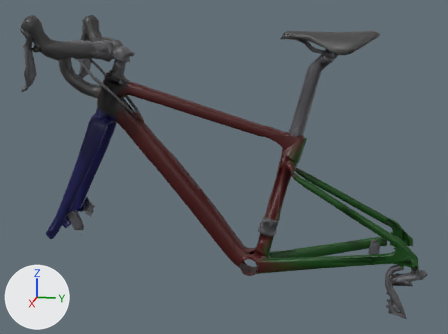
The glTF model apps/client/public/models/bikes/roubaix/roubaix44_lod2.glb, before and after one commit.
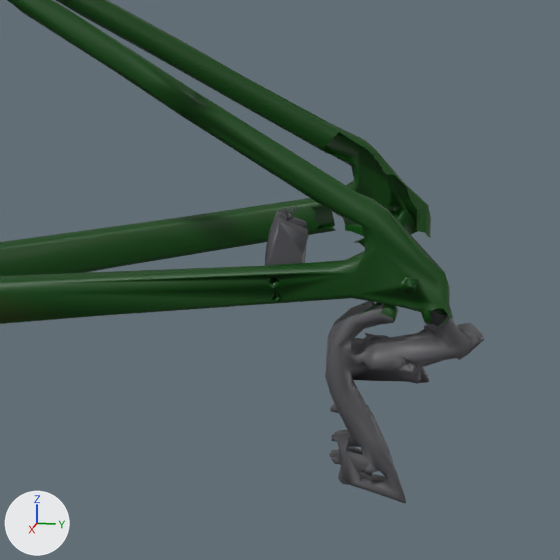
Each version is shown whole from a 50 mm lens placed at (1.615, 0.244, 0.939), pointed at (0.004, -0.079, 0.537), then close up on the part from 66% to 100% of the width and 55% to 100% of the height. Every picture has the same lights, and +X, +Y and +Z are marked at lower left. The last two pictures show the newer version. Vertices at exactly the same position are counted once.

Objects in the first close-up: 'etrier_arriere', 'frame'.
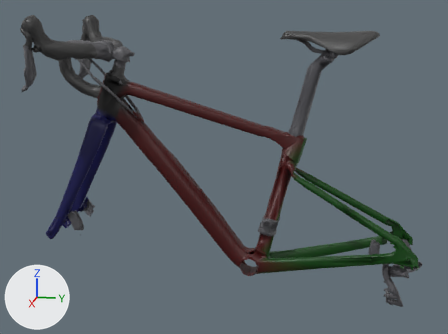
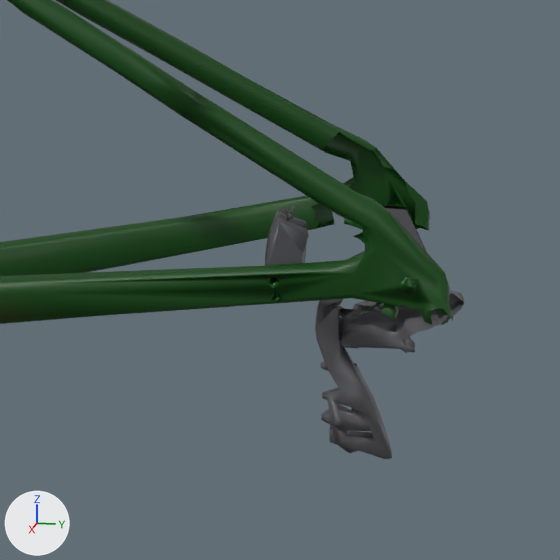
What differs and where, as boxes (x1, y1, x2, y2) in the close-ups (560 x 560 px):
'frame', reshaped: before (0, 0, 484, 503); after (0, 0, 464, 459)
part 1 of me_frame, added: after (315, 290, 464, 459)
part 2 of me_frame, added: after (383, 206, 426, 251)
part 3 of me_frame, cut back: before (119, 132, 484, 503); after (124, 132, 430, 266)

Edits to the bpy script that builds the scene:
```text
Change me_frame:
    used by ob_frame; location = (0.0, 0.0, 0.0)
    remove me_frame.from_pydata(...)  # 1758 vertices, 2994 faces; spans x -0.078..0.08, y -0.544..0.464, z 0.163..0.863
    add me_frame.from_pydata(...)  # 1790 vertices, 3018 faces; spans x -0.081..0.08, y -0.544..0.464, z 0.145..0.863
    me_frame part 1: a new loose piece of 250 vertices spanning x -0.08..-0.044, y 0.36..0.464, z 0.145..0.298, in mat_components (dark grey #59595d)
    me_frame part 2: a new loose piece of 14 vertices spanning x -0.081..-0.075, y 0.395..0.441, z 0.294..0.335, in mat_components (dark grey #59595d)
    me_frame part 3: 117 vertices moved from x -0.078..-0.058, y 0.355..0.438, z 0.301..0.384 to x -0.081..-0.059, y 0.355..0.438, z 0.301..0.384; 232 vertices removed from x 0.044..0.079, y 0.36..0.464, z 0.163..0.312
```
